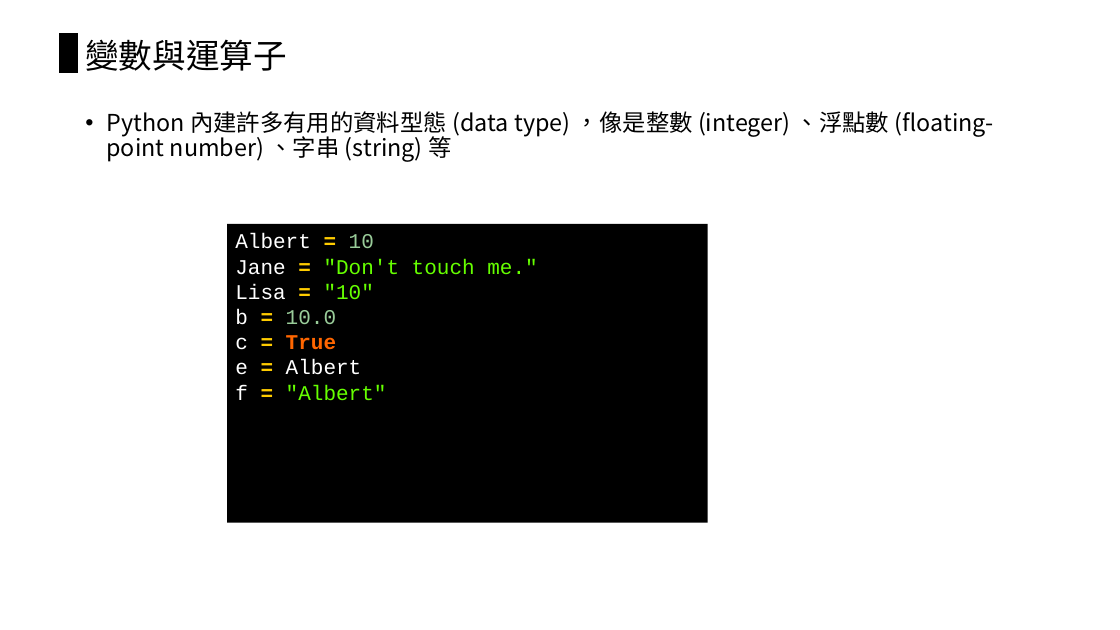
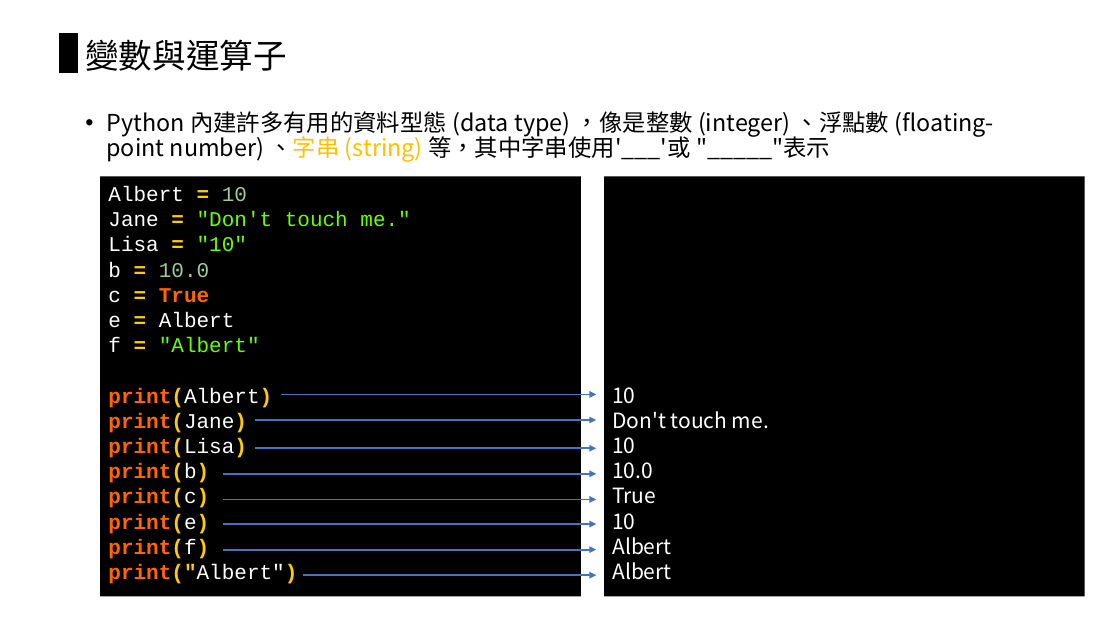
Before and after one commit to chiachin-yen/NCKU_workshop_2018, a slide deck: slide 35 of 2018_Eink工作營.pptx (slide 33 before the commit). Drawn at 1120x630 pixels with LibreOffice and Linux fonts; fonts in the diff are those of the drawing. Boxes give left, top, right and bottom in pixels: in the first picture for what was removed or moved away, otherwise in the second. Text is boxed around its words. In the diff, an @@ line names an element or a change of style, - is before the commit and + after.

```diff
--- a/2018_Eink工作營.pptx
+++ b/2018_Eink工作營.pptx
@@ text at (106, 111, 995, 162): text changed @@
-• Python 內建許多有用的資料型態 (data type) ，像是整數 (integer) 、浮點數 (floating-point number) 、字串 (string) 等
+• Python 內建許多有用的資料型態 (data type) ，像是整數 (integer) 、浮點數 (floating-point number) 、字串 (string) 等，其中字串使用'___'或 "_____"表示
@@ rectangle "Albert = 10": place and size @@
-rectangle "Albert = 10" at (227, 223, 707, 523)
+rectangle "Albert = 10" at (100, 176, 581, 597)
@@ rectangle added at (604, 176, 1085, 597), fill #000000, 18 pt, text #FFFFFF @@
+10
+Don't touch me.
+10
+10.0
+True
+10
+Albert
+Albert
@@ text in rectangle at (108, 388, 297, 584): paragraphs added @@
+print(Albert)
+print(Jane)
+print(Lisa)
+print(b)
+print(c)
+print(e)
+print(f)
+print("Albert")
@@ arrow added from (281, 395) to (597, 395), #4472C4 1.5 pt @@
@@ arrow added from (255, 420) to (597, 420), #4472C4 1.5 pt @@
@@ arrow added from (255, 449) to (597, 449), #4472C4 1.5 pt @@
@@ arrow added from (223, 474) to (597, 474), #4472C4 1.5 pt @@
@@ arrow added from (223, 500) to (597, 500), #4472C4 1.5 pt @@
@@ arrow added from (223, 524) to (597, 524), #4472C4 1.5 pt @@
@@ arrow added from (223, 549) to (597, 549), #4472C4 1.5 pt @@
@@ arrow added from (303, 576) to (597, 576), #4472C4 1.5 pt @@
```
Also in this commit, not shown: 27 other slides changed, 9 slides added, 2 slides removed, 6 other files.
